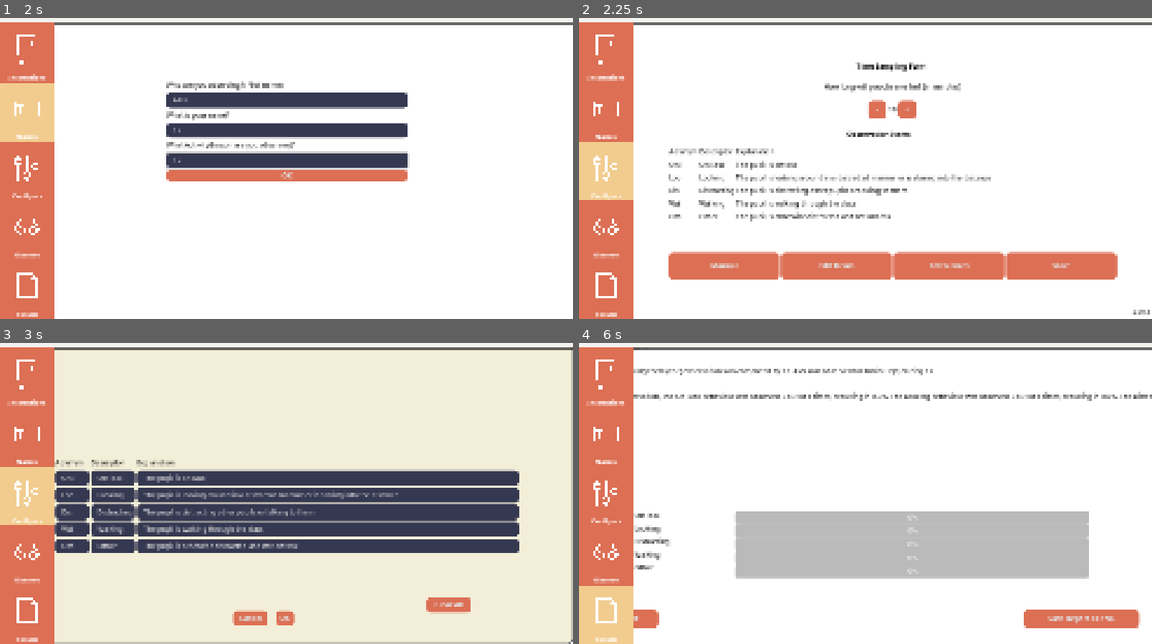
Above: before the commit, frames 1-4 (two rows, left to right).
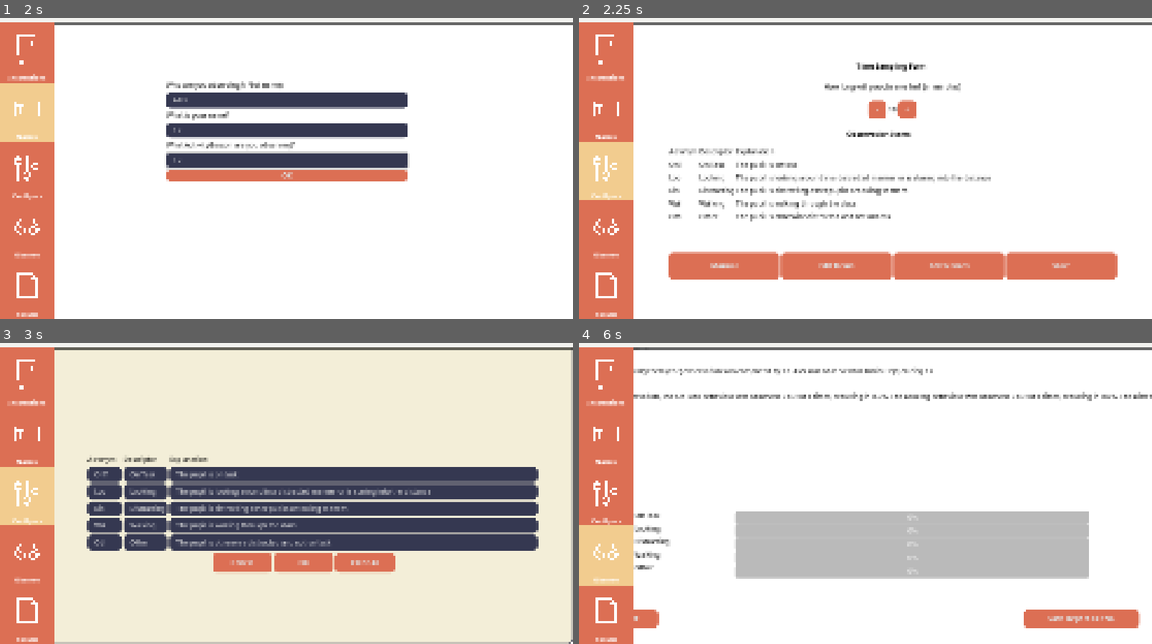
Above: after the commit, the same moments.

Repository: hobbesjaap/time-sampling-form
Game: Godot game, scene res://main_screen.tscn
Two runs of this game, one before a commit and one after it. Both use one fixed random seed, a clock stepped at 60 frames per second and the inputs below.
Inputs (mouse positions are in pixels of both pictures, inside the frame that each line leads up to):
- Up to frame 1 (2 s): click "OK" at 0.5 s; click (286, 99) at 1.27 s; type "Alex" at 1.35 s; click (286, 129) at 1.5 s; type "12" at 1.58 s; click (286, 159) at 1.73 s; type "12" at 1.82 s
- Up to frame 2 (2.25 s): click "OK" at 2 s
- Up to frame 3 (3 s): click "Edit Items" at 2.75 s
- Up to frame 4 (6 s): click "Edit Names" at 3.5 s; click "Cancel" at 4.25 s; click "Start" at 5 s; click "Stop Early" at 5.75 s

Frame 1 is identical in both runs. In frame 2, less than 0.1% of the frame differs, in the area x 96-100%, y 96-99%; in frame 3, 16%, in the area x 9-94%, y 37-94%; in frame 4, 3.6%.
Error before the commit: Invalid assignment of property or key 'web_release_version' with value of type 'Nil' on a base object of type 'Node (global_ints.gd)'. (res://main_screen.gd:28)
Error after the commit: Invalid assignment of property or key 'web_release_version' with value of type 'Nil' on a base object of type 'Node (global_ints.gd)'. (res://main_screen.gd:27)

Commit message:
worked on UI some more

Diff:
--- a/godot/NameChangePanel.gd
+++ /dev/null
@@ -1,13 +0,0 @@
-extends Panel
-
-
-func _on_OkButton_pressed() -> void:
-	if $"%NameLine".text and $"NameContainer/ObserverLine".text and $"NameContainer/ObservedActivity".text != "":
-		$"%InstructionPanel".show()
-		$"%NameChangePanel".hide()
-		global_ints.observed_person_name = $"%NameLine".text
-		global_ints.observer_person_name = $"NameContainer/ObserverLine".text
-		global_ints.observed_activity = $"NameContainer/ObservedActivity".text
-	else:
-		$"%ObservedNameLabel".hide()
-		$"%WarningLabel".show()
--- a/godot/main_screen.gd
+++ b/godot/main_screen.gd
@@ -6,9 +6,8 @@
 var update_text_url = "https://raw.githubusercontent.com/hobbesjaap/time-sampling-form/main/updater/update_text.md"
 var update_text : String
 var text_buffer : String
-var os_list : Array = ["Linux", "Windows", "macOS", "OSX"]
-
-@onready var date_time_display = $"%CurrentTime"
+var os_list : Array = ["Linux", "Windows", "macOS", "OSX", "UWP", "X11", "FreeBSD", "NetBSD", "OpenBSD", "BSD"]
+
 @onready var minute_label = $"StartScreen/InstructionPanel/MinuteBox/MinuteLabel"
 @onready var styleBox_highlight : StyleBoxFlat = $"%OneInstrPanel".get_theme_stylebox("panel").duplicate()
 @onready var styleBox_orig : StyleBoxFlat = $"%TwoNamesPanel".get_theme_stylebox("panel").duplicate()
@@ -89,6 +88,7 @@
 	global_ints.date = Time.get_datetime_dict_from_system()
 	global_ints.ddmmyyyy = str(global_ints.date.day, "-", global_ints.date.month, "-", global_ints.date.year)
 
+
 func set_app_window_size() -> void:
 	var desktop_x : int = DisplayServer.screen_get_size(DisplayServer.window_get_current_screen()).x
 	var desktop_y : int = DisplayServer.screen_get_size(DisplayServer.window_get_current_screen()).y
@@ -103,6 +103,7 @@
 	get_window().size = app_window_size
 	@warning_ignore("integer_division")
 	DisplayServer.window_set_position(Vector2i(int(desktop_x/6), int(desktop_y/6)))
+
 
 func _ready() -> void:
 	#DisplayServer.window_set_min_size(Vector2i(1280, 720))
@@ -119,6 +120,7 @@
 	$"Results".hide()
 	$"EditScreen".hide()
 	$"%UpdatePanel".hide()
+	state_changed_check()
 	update_date()
 	set_language()
 	check_for_updates()
@@ -162,15 +164,9 @@
 
 
 func _process(_delta) -> void:
-	state_changed_check()
-	check_time_var += 1
-
-	if check_time_var == 10:
-		check_time_var = 0
-		if global_ints.date.minute < 10:
-			date_time_display.text = str(global_ints.date.hour, ":0", global_ints.date.minute)
-		if global_ints.date.minute >= 10:
-			date_time_display.text = str(global_ints.date.hour, ":", global_ints.date.minute)
+	# When I refactor, this should move OUT of the process-delta bit
+	# state_changed_check()
+	pass
 
 
 func _on_MinuteMinus_pressed() -> void:
@@ -191,14 +187,16 @@
 
 func _on_PupilName_pressed() -> void:
 	$"%NameLine".text = global_ints.observed_person_name
-	$"%InstructionPanel".visible = false
-	$"%NameChangePanel".visible = true
+	$"%InstructionPanel".hide()
+	$"%NameChangePanel".show()
+	state_changed_check()
 
 
 func _on_Start_pressed() -> void:
 	$"StartScreen".visible = false
 	refresh_descriptors()
-	$"ObservationWindow".visible = true
+	$"ObservationWindow".show()
+	state_changed_check()
 	$"%BehaviourOne".text = global_ints.one_acronym
 	$"%BehaviourTwo".text = global_ints.two_acronym
 	$"%BehaviourThree".text = global_ints.three_acronym
@@ -233,11 +231,12 @@
 
 func _on_ChangeItems_pressed() -> void:
 	$"EditScreen".show()
-
+	state_changed_check()
 
 func _on_InsOkButton_pressed() -> void:
 	$"%InstructionScreen".hide()
 	$"%NameChangePanel".show()
+	state_changed_check()
 
 
 func _on_MinuteMinus_button_down() -> void:
@@ -254,3 +253,16 @@
 
 func _on_IgnoreUpdate_pressed() -> void:
 	$"%UpdatePanel".hide()
+
+
+func _on_ok_button_pressed() -> void:
+	if $"%NameLine".text and $"%ObserverLine".text and $"%ObservedActivity".text != "":
+		$"%InstructionPanel".show()
+		$"%NameChangePanel".hide()
+		state_changed_check()
+		global_ints.observed_person_name = $"%NameLine".text
+		global_ints.observer_person_name = $"%ObserverLine".text
+		global_ints.observed_activity = $"%ObservedActivity".text
+	else:
+		$"%ObservedNameLabel".hide()
+		$"%WarningLabel".show()
--- a/godot/main_screen.tscn
+++ b/godot/main_screen.tscn
@@ -1,8 +1,7 @@
-[gd_scene load_steps=29 format=3 uid="uid://b1pk005at7x26"]
+[gd_scene load_steps=27 format=3 uid="uid://b1pk005at7x26"]
 
 [ext_resource type="Theme" uid="uid://bki1nuccpiu3o" path="res://wb_theme.tres" id="1"]
 [ext_resource type="Script" uid="uid://rbmcgn3hetrs" path="res://main_screen.gd" id="2"]
-[ext_resource type="Script" uid="uid://b4r3eb67qd13n" path="res://NameChangePanel.gd" id="4"]
 [ext_resource type="FontFile" uid="uid://df4eo3bryf8la" path="res://Assets/fonts/noto_sans_display.ttf" id="5"]
 [ext_resource type="FontFile" uid="uid://darkh8o8rieli" path="res://Assets/fonts/noto_sans_display_bold.ttf" id="6"]
 [ext_resource type="Script" uid="uid://hff4wu52flpd" path="res://ObservationWindow.gd" id="7"]
@@ -23,15 +22,6 @@
 [sub_resource type="StyleBoxFlat" id="1"]
 bg_color = Color(1, 1, 1, 1)
 shadow_offset = Vector2(0, 4)
-
-[sub_resource type="FontFile" id="4"]
-fallbacks = Array[Font]([ExtResource("5")])
-cache/0/16/0/ascent = 0.0
-cache/0/16/0/descent = 0.0
-cache/0/16/0/underline_position = 0.0
-cache/0/16/0/underline_thickness = 0.0
-cache/0/16/0/scale = 1.0
-cache/0/16/0/kerning_overrides/16/0 = Vector2(0, 0)
 
 [sub_resource type="FontFile" id="5"]
 fallbacks = Array[Font]([ExtResource("6")])
@@ -1255,18 +1245,6 @@
 theme = ExtResource("1")
 text = "+"
 
-[node name="CurrentTime" type="Label" parent="StartScreen/InstructionPanel"]
-unique_name_in_owner = true
-layout_mode = 0
-offset_left = 1067.0
-offset_top = 620.0
-offset_right = 1146.0
-offset_bottom = 643.0
-theme_override_colors/font_color = Color(0, 0, 0, 1)
-theme_override_fonts/font = SubResource("4")
-text = "99:99"
-horizontal_alignment = 2
-
 [node name="MinuteExplanation" type="Label" parent="StartScreen/InstructionPanel"]
 layout_mode = 1
 anchors_preset = 8
@@ -1487,7 +1465,6 @@
 offset_right = 640.0
 offset_bottom = 359.0
 theme_override_styles/panel = SubResource("1")
-script = ExtResource("4")
 
 [node name="NameContainer" type="VBoxContainer" parent="StartScreen/NameChangePanel"]
 layout_mode = 0
@@ -1546,6 +1523,7 @@
 
 [node name="InstructionScreen" type="Panel" parent="StartScreen"]
 unique_name_in_owner = true
+visible = false
 anchors_preset = 8
 anchor_left = 0.5
 anchor_top = 0.5
@@ -1558,7 +1536,6 @@
 grow_horizontal = 2
 grow_vertical = 2
 theme_override_styles/panel = SubResource("1")
-script = ExtResource("4")
 
 [node name="InstructionContainer" type="VBoxContainer" parent="StartScreen/InstructionScreen"]
 layout_mode = 1
@@ -1672,7 +1649,6 @@
 
 [node name="EditScreen" type="CanvasLayer" parent="."]
 unique_name_in_owner = true
-visible = false
 script = ExtResource("8")
 
 [node name="Panel" type="Panel" parent="EditScreen"]
@@ -1682,15 +1658,18 @@
 theme = ExtResource("1")
 
 [node name="GridObservations" type="GridContainer" parent="EditScreen/Panel"]
-layout_mode = 0
+layout_mode = 1
+anchors_preset = 8
 anchor_left = 0.5
 anchor_top = 0.5
 anchor_right = 0.5
 anchor_bottom = 0.5
-offset_left = -518.5
+offset_left = -445.0
 offset_top = -57.0
-offset_right = 518.5
-offset_bottom = 129.0
+offset_right = 560.0
+offset_bottom = 141.0
+grow_horizontal = 2
+grow_vertical = 2
 columns = 3
 
 [node name="AcronymLabel" type="Label" parent="EditScreen/Panel/GridObservations"]
@@ -1812,28 +1791,27 @@
 theme = ExtResource("1")
 text = "The pupil is otherwise distracted and not on task"
 
-[node name="CancelButton" type="Button" parent="EditScreen/Panel"]
-layout_mode = 0
-offset_left = 520.0
-offset_top = 645.0
-offset_right = 597.0
-offset_bottom = 679.0
+[node name="HBoxContainer" type="HBoxContainer" parent="EditScreen/Panel"]
+layout_mode = 1
+offset_left = 474.0
+offset_top = 516.0
+offset_right = 882.0
+offset_bottom = 560.0
+alignment = 1
+
+[node name="CancelButton" type="Button" parent="EditScreen/Panel/HBoxContainer"]
+layout_mode = 2
+size_flags_horizontal = 3
 text = "BUT_CANCEL"
 
-[node name="OKButton" type="Button" parent="EditScreen/Panel"]
-layout_mode = 0
-offset_left = 616.0
-offset_top = 645.0
-offset_right = 656.0
-offset_bottom = 679.0
+[node name="OKButton" type="Button" parent="EditScreen/Panel/HBoxContainer"]
+layout_mode = 2
+size_flags_horizontal = 3
 text = "OK"
 
-[node name="ClearAll" type="Button" parent="EditScreen/Panel"]
-layout_mode = 0
-offset_left = 952.0
-offset_top = 615.0
-offset_right = 1051.0
-offset_bottom = 649.0
+[node name="ClearAll" type="Button" parent="EditScreen/Panel/HBoxContainer"]
+layout_mode = 2
+size_flags_horizontal = 3
 text = "BUT_CLEAR"
 
 [node name="ObservationWindow" type="CanvasLayer" parent="."]
@@ -2348,13 +2326,13 @@
 [connection signal="pressed" from="StartScreen/InstructionPanel/BottomButtons/ChangeItems" to="." method="_on_ChangeItems_pressed"]
 [connection signal="pressed" from="StartScreen/InstructionPanel/BottomButtons/PupilName" to="." method="_on_PupilName_pressed"]
 [connection signal="pressed" from="StartScreen/InstructionPanel/BottomButtons/Start" to="." method="_on_Start_pressed"]
-[connection signal="pressed" from="StartScreen/NameChangePanel/NameContainer/OkButton" to="StartScreen/NameChangePanel" method="_on_OkButton_pressed"]
+[connection signal="pressed" from="StartScreen/NameChangePanel/NameContainer/OkButton" to="." method="_on_ok_button_pressed"]
 [connection signal="pressed" from="StartScreen/InstructionScreen/InstructionContainer/InsOkButton" to="." method="_on_InsOkButton_pressed"]
 [connection signal="pressed" from="StartScreen/UpdatePanel/BottomButtons/GoToUpdate" to="." method="_on_GoToUpdate_pressed"]
 [connection signal="pressed" from="StartScreen/UpdatePanel/BottomButtons/IgnoreUpdate" to="." method="_on_IgnoreUpdate_pressed"]
-[connection signal="pressed" from="EditScreen/Panel/CancelButton" to="EditScreen" method="_on_CancelButton_pressed"]
-[connection signal="pressed" from="EditScreen/Panel/OKButton" to="EditScreen" method="_on_OKButton_pressed"]
-[connection signal="pressed" from="EditScreen/Panel/ClearAll" to="EditScreen" method="_on_ClearAll_pressed"]
+[connection signal="pressed" from="EditScreen/Panel/HBoxContainer/CancelButton" to="EditScreen" method="_on_CancelButton_pressed"]
+[connection signal="pressed" from="EditScreen/Panel/HBoxContainer/OKButton" to="EditScreen" method="_on_OKButton_pressed"]
+[connection signal="pressed" from="EditScreen/Panel/HBoxContainer/ClearAll" to="EditScreen" method="_on_ClearAll_pressed"]
 [connection signal="pressed" from="ObservationWindow/Panel/BehaviourButtons/BehaviourOne" to="ObservationWindow" method="_on_BehaviourOne_pressed"]
 [connection signal="pressed" from="ObservationWindow/Panel/BehaviourButtons/BehaviourTwo" to="ObservationWindow" method="_on_BehaviourTwo_pressed"]
 [connection signal="pressed" from="ObservationWindow/Panel/BehaviourButtons/BehaviourThree" to="ObservationWindow" method="_on_BehaviourThree_pressed"]
Not shown, removed: godot/NameChangePanel.gd.uid
